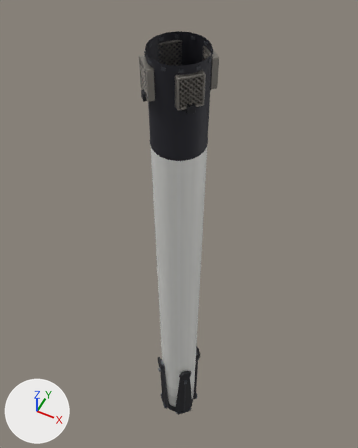
One commit to the glTF model assets/rockets/heron-9/booster.hi.glb: the scene before it, then after it.
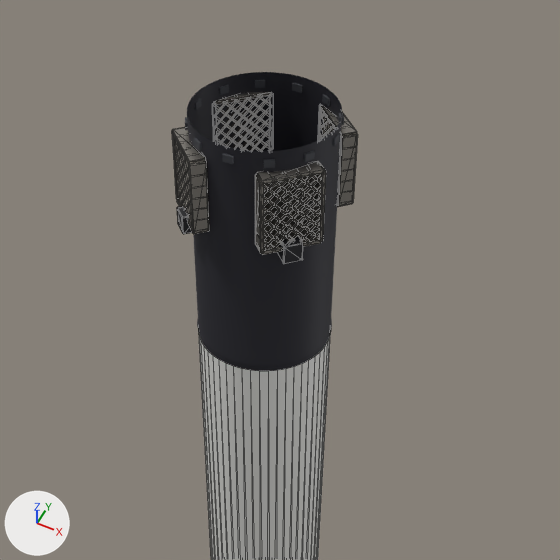
There are two pictures of each version: one whole from a 50 mm lens placed at (11.25, -22.5, 61.23), pointed at (-2.08, 4.17, 27.9), one close up on the part from 18% to 86% of the width and 0% to 54% of the height. The lights are fixed; the arrows at lower left show +X, +Y and +Z. The older version's two pictures come first. The close-ups show mesh edges as thin lines. Where no turn or scale is listed for an object, it has been applied to the vertices.

In view in the first close-up: 'booster.dark', 'booster.hull', 'gridfin_0.metal', 'gridfin_1.metal', 'gridfin_2.metal', 'gridfin_3.metal' and 2 more.
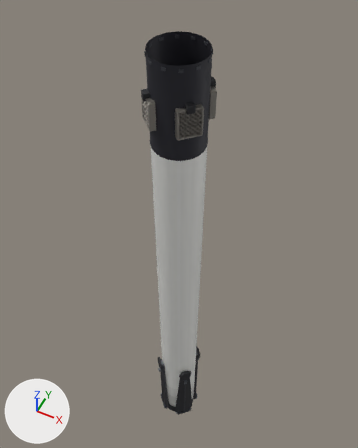
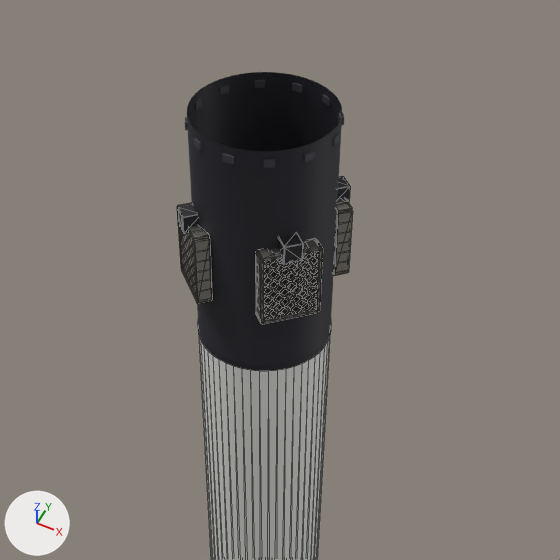
The change in detail:
Object 'gridfin_0.metal' (ob_gridfin_0_metal) moves from (0.0, 0.0, 1.05) to (0.0, 0.0, -1.05).
Object 'gridfin_1.metal' (ob_gridfin_1_metal) moves from (0.0, 0.0, 1.05) to (0.0, 0.0, -1.05).
Object 'gridfin_2.metal' (ob_gridfin_2_metal) moves from (0.0, 0.0, 1.05) to (0.0, 0.0, -1.05).
Object 'gridfin_3.metal' (ob_gridfin_3_metal) moves from (0.0, 0.0, 1.05) to (0.0, 0.0, -1.05).

What differs and where, as boxes [x1, y1, x2, y2] in the close-ups (560 x 560 px):
'gridfin_0.metal', moved: before [255, 161, 326, 255]; after [255, 238, 323, 324]
'gridfin_1.metal', moved: before [172, 127, 209, 234]; after [177, 203, 212, 304]
'gridfin_3.metal', moved: before [319, 105, 358, 207]; after [333, 197, 353, 276]
'gridfin_2.metal', moved (not visible afterwards): before [215, 92, 271, 151]
